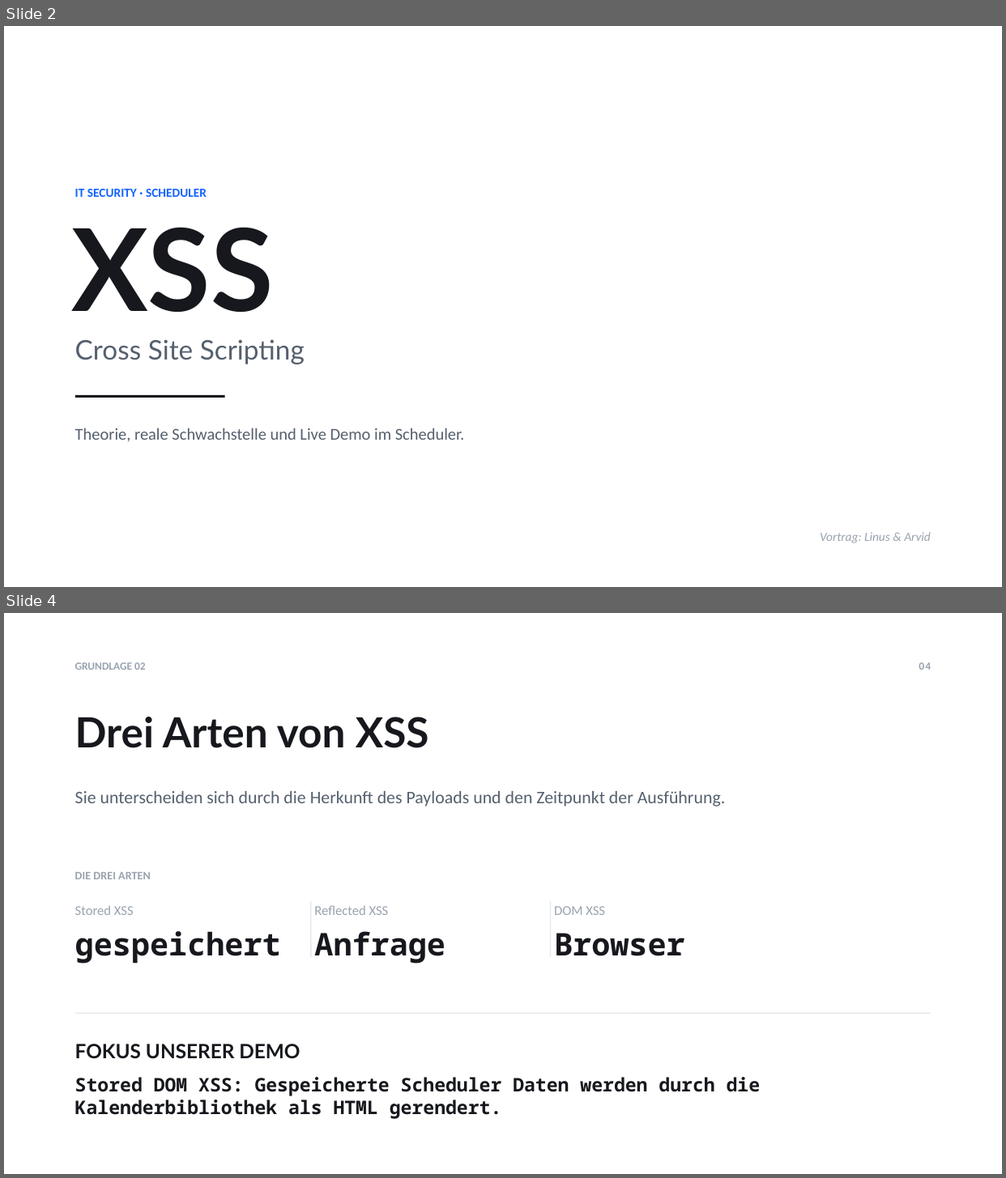
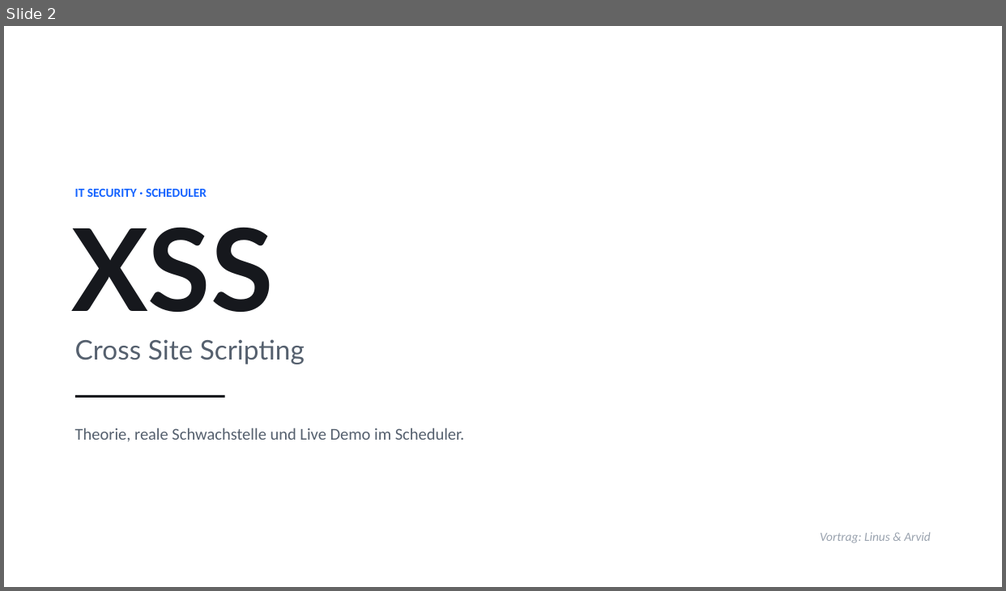
Before and after one commit to Tom-N-M/its-xss_and_cors, a slide deck: XSS-CORS-Praesentation.pptx. Shown one above the other, each under a label of ours: slides 2 and 4 before the commit, slide 2 after it; the slides between them are not shown. The pictures are 1006x1178 and 1006x591 pixels, drawn with LibreOffice and Linux fonts; fonts in the diff are those of the drawing. Boxes give left, top, right and bottom in pixels: in the first picture for what was removed or moved away, otherwise in the second. Text is boxed around its words. In the diff, an @@ line names an element or a change of style, - is before the commit and + after.

```diff
--- a/XSS-CORS-Praesentation.pptx
+++ b/XSS-CORS-Praesentation.pptx
@@ slide 4 removed at (4,613,1002,1174), background #FFFFFF @@
@@ text removed at (75,662,146,670) @@
-GRUNDLAGE 02
@@ page number removed at (918,662,931,670) @@
-04
@@ text removed at (75,717,429,748) @@
-Drei Arten von XSS
@@ text removed at (75,791,725,807) @@
-Sie unterscheiden sich durch die Herkunft des Payloads und den Zeitpunkt der Ausführung.
@@ text removed at (75,872,151,879) @@
-DIE DREI ARTEN
@@ line removed from (311, 901) to (311, 957) @@
@@ line removed from (551, 901) to (551, 957) @@
@@ text removed at (75,905,134,915) @@
-Stored XSS
@@ text removed at (314,905,389,915) @@
-Reflected XSS
@@ text removed at (554,906,605,915) @@
-DOM XSS
@@ text removed at (75,931,281,964) @@
-gespeichert
@@ text removed at (314,931,445,964) @@
-Anfrage
@@ text removed at (554,933,685,956) @@
-Browser
@@ line removed from (75, 1013) to (931, 1013) @@
@@ text removed at (75,1044,300,1059) @@
-FOKUS UNSERER DEMO
@@ text removed at (75,1077,761,1118) @@
-Stored DOM XSS: Gespeicherte Scheduler Daten werden durch die Kalenderbibliothek als HTML gerendert.
```
Also in this commit, not shown: 5 slides added, 2 other slides removed.
